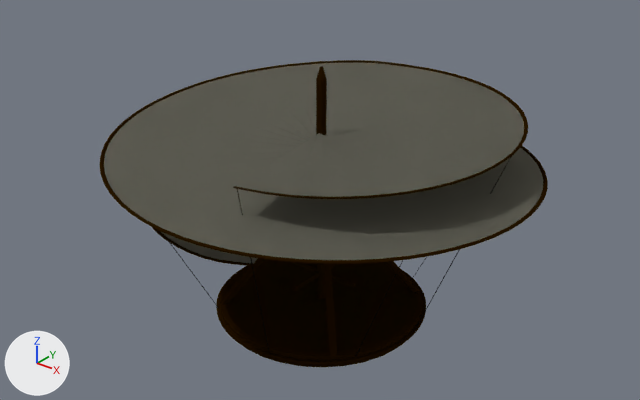
The Blender file addons/AerialScrew/model/screw.blend as it was, and as the next commit left it.
Rendered twice from a 50 mm camera at (16.45, -20.63, 16.98) aimed at (-0.01, -0.06, 4.23). The lights are fixed; the arrows at lower left show +X, +Y and +Z. Mesh edges are drawn as thin lines on the coarser meshes.

Names of what the first picture shows: '1'.
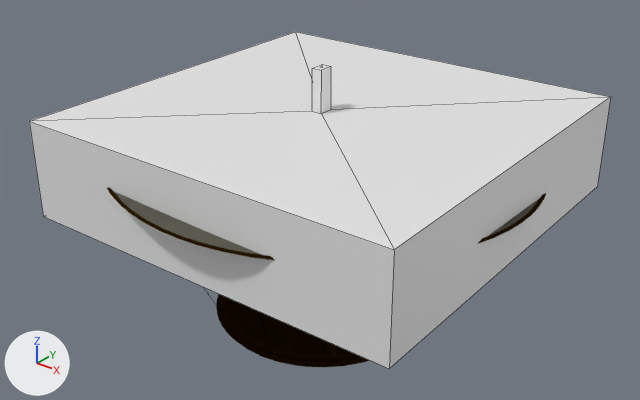
Changed parts and their boxes (x1, y1, x2, y2) in the pictures (640 x 400 px):
```json
{"object": "Geometry", "change": "shown", "after": [29, 32, 611, 369]}
{"object": "1", "change": "unchanged, covered by the edit", "before": [100, 60, 548, 367], "after": [107, 66, 546, 367]}
```

The change, as JSON lines over the scene's bpy script:
```json
{"op": "remove", "block": "ob_geometry", "code": "ob_geometry.hide_viewport = True"}
```
